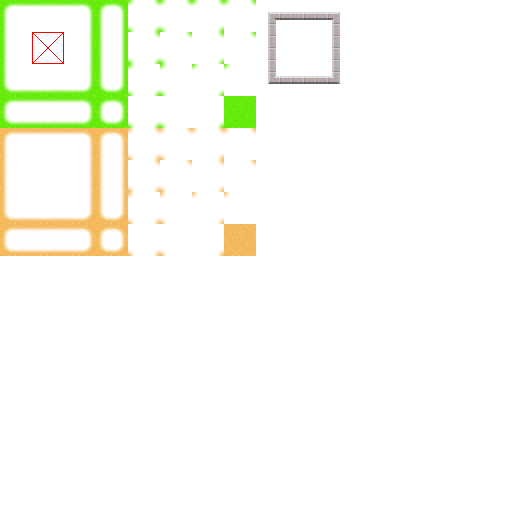
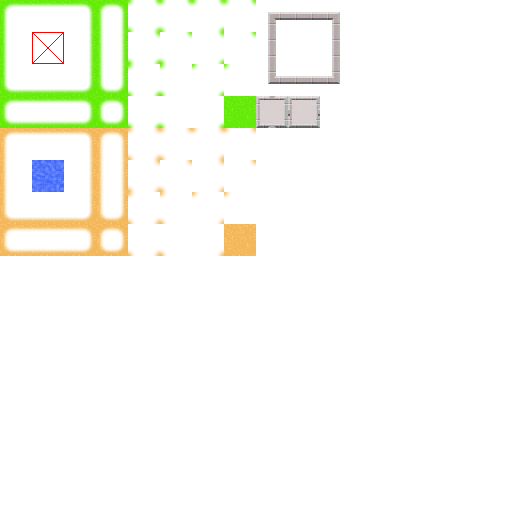
Two versions of the same layered image (512x512). Layer-by-layer changes:
added layer "water" above "airlocks" over (32, 160, 64, 192)
added layer "airlocks" above "walls" over (256, 96, 320, 128)
added layer "walls" above "Collision" over (268, 12, 340, 84)
